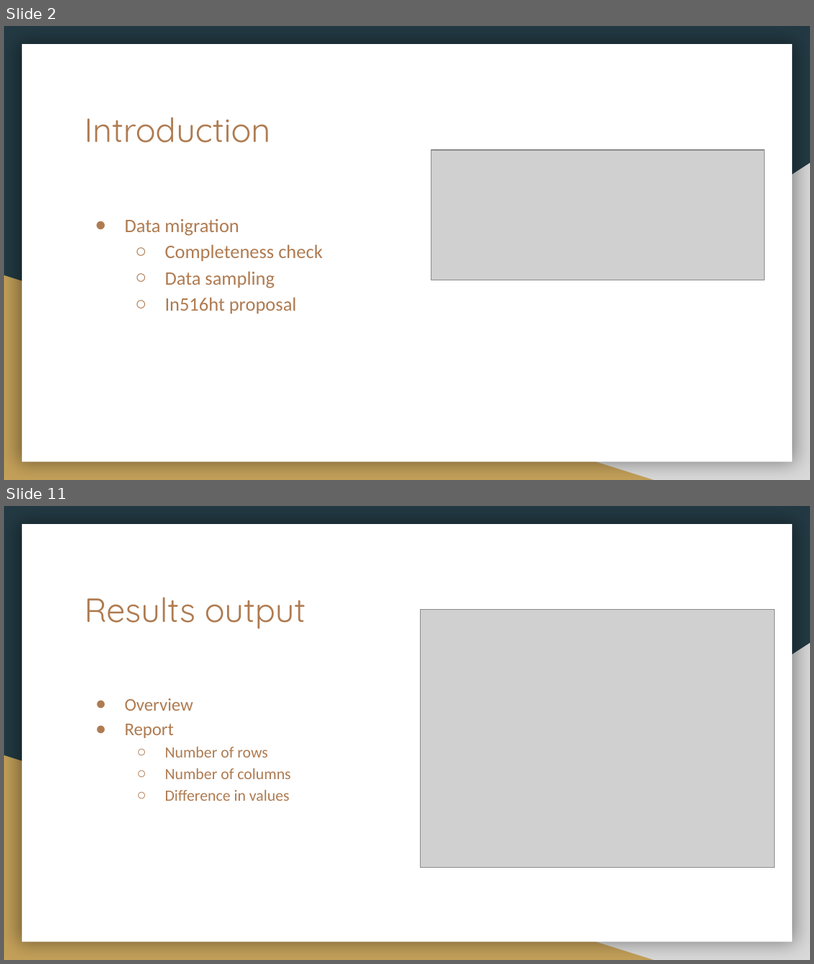
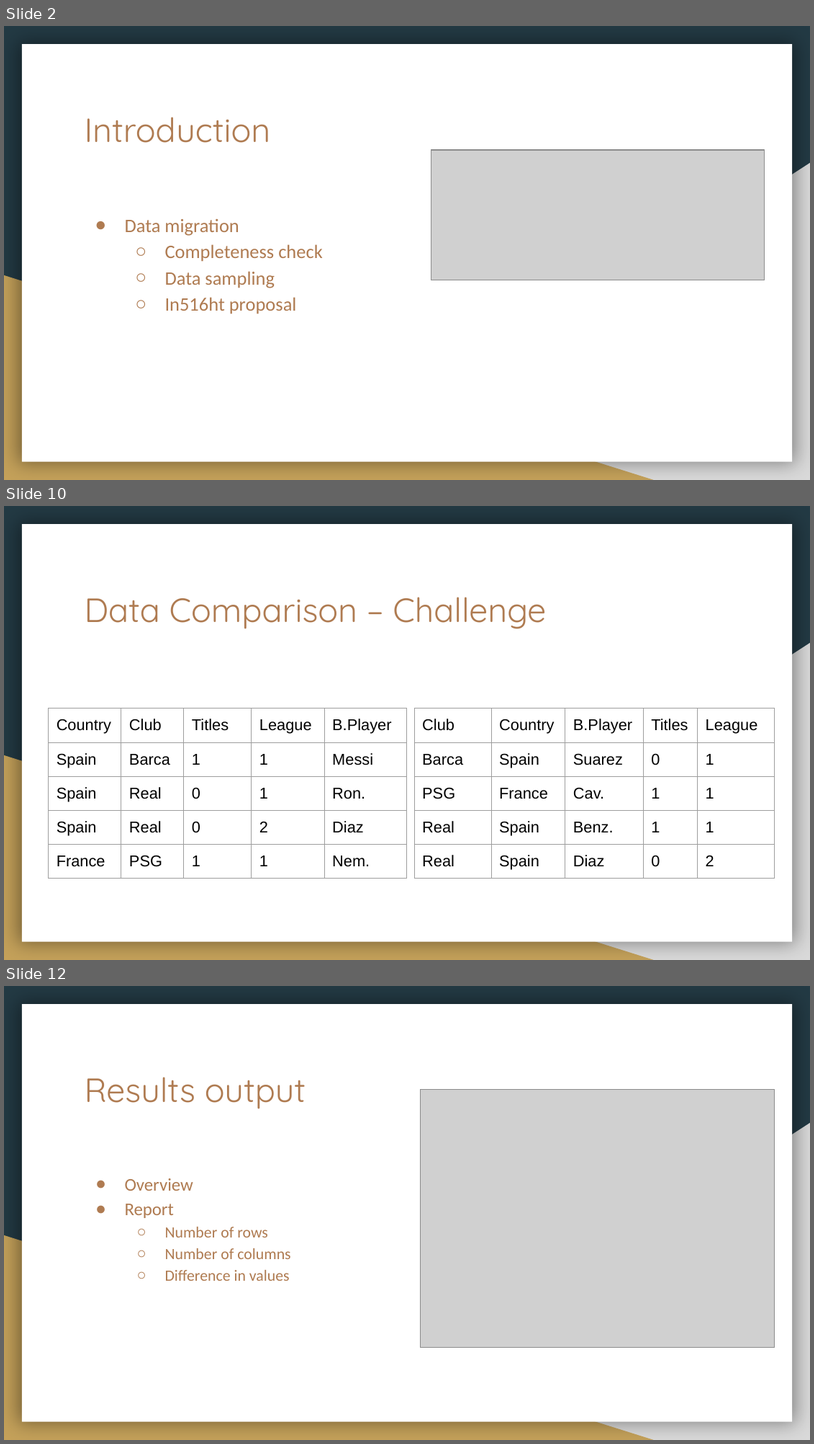
Before and after one commit to theteleton/project, a slide deck: presentation/presentation.pptx. Shown one above the other, each under a label of ours: slides 2 and 11 before the commit, slides 2, 10 and 12 after it; the slides between them are not shown. The pictures are 814x964 and 814x1444 pixels, drawn with LibreOffice and Linux fonts; fonts in the diff are those of the drawing; grey boxes stand for pictures. Boxes give left, top, right and bottom in pixels: in the first picture for what was removed or moved away, otherwise in the second. Text is boxed around its words. In the diff, an @@ line names an element or a change of style, - is before the commit and + after.

```diff
--- a/presentation/presentation.pptx
+++ b/presentation/presentation.pptx
@@ slide 10 added at [4,506,810,960], background #233A44; not listed: 3 template elements that a slide beside it also shows @@
@@ title added at [85,597,546,629], 30 pt, text #AF7B51 @@
+Data Comparison – Challenge
@@ table added at [49,708,407,960], 5 rows, 5 columns @@
+Country | Club | Titles | League | B.Player
+Spain | Barca | 1 | 1 | Messi
+Spain | Real | 0 | 1 | Ron.
+Spain | Real | 0 | 2 | Diaz
+France | PSG | 1 | 1 | Nem.
@@ table added at [414,708,776,960], 5 rows, 5 columns @@
+Club | Country | B.Player | Titles | League
+Barca | Spain | Suarez | 0 | 1
+PSG | France | Cav. | 1 | 1
+Real | Spain | Benz. | 1 | 1
+Real | Spain | Diaz | 0 | 2
@@ what was slide 11 is now slide 12 @@
```
Also in this commit, not shown: 8 slides changed.
